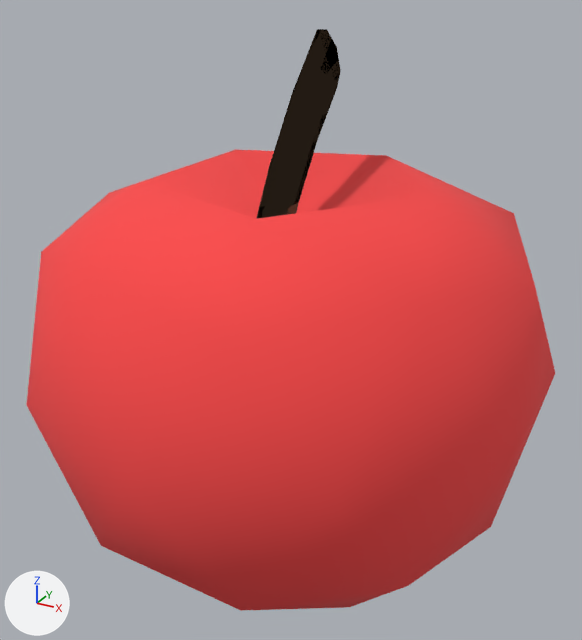
The FBX model Assets/Models/Things/Apple.fbx: old version first, new version second.
The view is the same before and after, from a 50 mm camera at (1.376, -2.496, 2.381) aimed at (-0.005, 0.016, 1.125). Every picture has the same lights, and +X, +Y and +Z are marked at lower left. The first picture is the older version. Where no turn or scale is listed for an object, it has been applied to the vertices.

The older version as bpy lines, for what is in view:
```python
me_icosphere = bpy.data.meshes.new('Icosphere')
me_icosphere.from_pydata(...)  # 42 vertices, 80 faces; spans x -0.95..0.95, y -1.0..1.0, z 0.0..1.69
me_icosphere.materials.append(mat_default)  # picture img_shopthings_png
me_plane_002 = bpy.data.meshes.new('Plane.002')
me_plane_002.from_pydata(...)  # 32 vertices, 24 faces; spans x 0.0, y -0.297..0.399, z 1.355..2.176
me_plane_002.materials.append(mat_default)  # picture img_shopthings_png
ob_icosphere = bpy.data.objects.new('Icosphere', me_icosphere)
ob_icosphere.location = (0.0, 0.0, 0.0)
ob_plane = bpy.data.objects.new('Plane', me_plane_002)
ob_plane.location = (0.0, 0.0, 0.0)
```
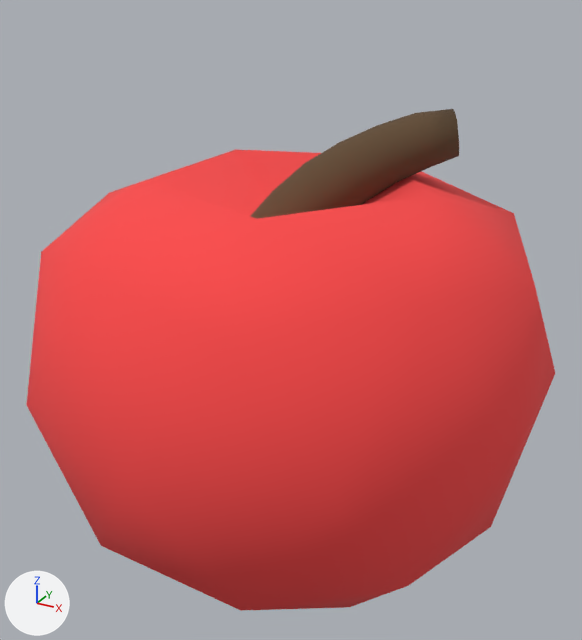
Changed parts and their boxes (x1, y1, x2, y2) in the pictures (582 x 640 px):
'Cylinder.001', added (brown): after (251, 109, 459, 219)
'Plane', deleted: before (257, 29, 341, 219)

The edits, one by one:
Mesh me_cylinder_003 is new.
It has 212 vertices, 180 faces and spans x -0.153..0.53, y -0.174..0.401, z 1.42..1.92.
It uses material mat_default (picture img_shopthings_png).
Object 'Plane' (ob_plane) is deleted.
Object 'Cylinder.001' (ob_cylinder_001) is new; it shows me_cylinder_003.
Its location is (0.0, 0.0, 0.0).
